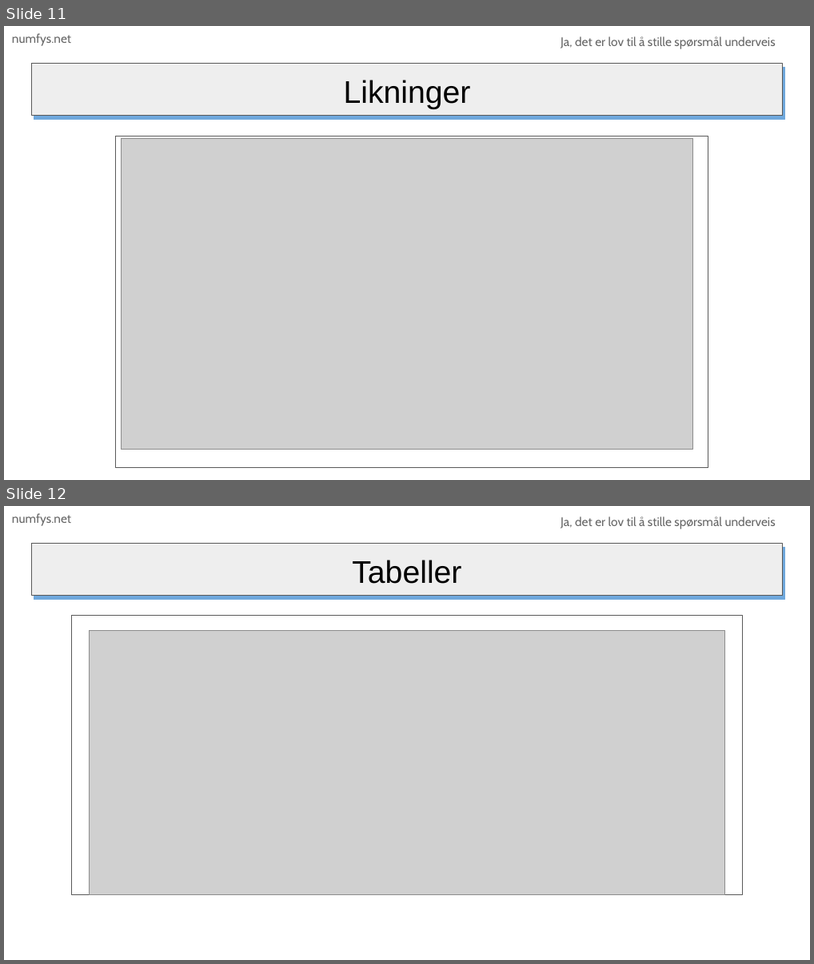
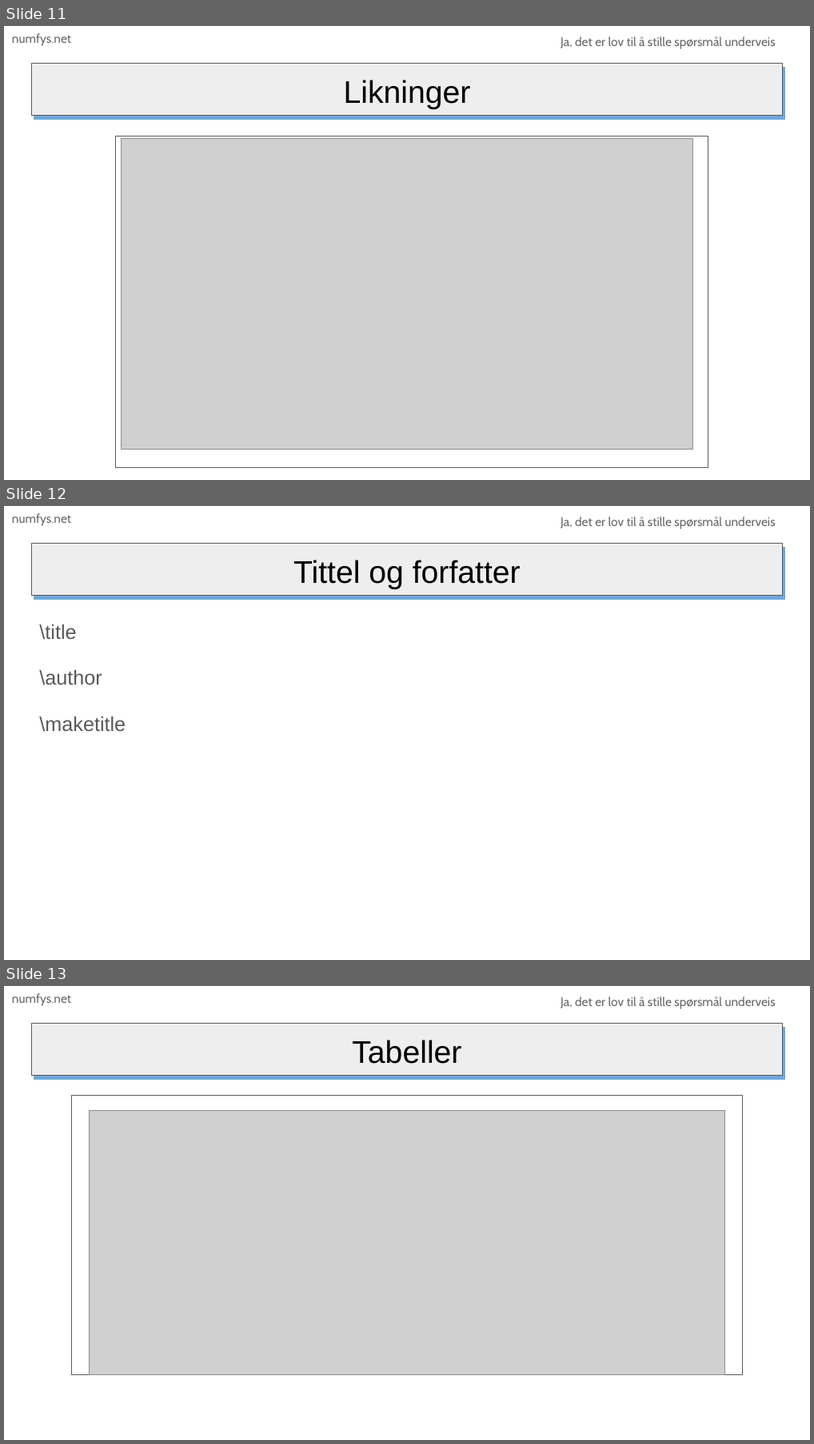
Before and after one commit to numfys/latex_presentation, a slide deck: KursLaTeX.odp. Shown one above the other, each under a label of ours: slides 11 and 12 before the commit, slides 11, 12 and 13 after it. The pictures are 814x964 and 814x1444 pixels, drawn with LibreOffice and Linux fonts; fonts in the diff are those of the drawing; grey boxes stand for pictures; background and template pictures are left out. Boxes give left, top, right and bottom in pixels: in the first picture for what was removed or moved away, otherwise in the second. Text is boxed around its words. In the diff, an @@ line names an element or a change of style, - is before the commit and + after.

Commit message:
Adds a slide about title and author

```diff
--- a/KursLaTeX.odp
+++ b/KursLaTeX.odp
@@ slide 12 added at <box>4,506,810,960</box>, background #FFFFFF; not listed: 3 template elements that a slide beside it also shows @@
@@ title added at <box>294,560,521,589</box>, 28 pt, text #000000 @@
+Tittel og forfatter
@@ text added at <box>39,624,126,732</box>, 18 pt, text #595959 @@
+\title
+\author
+\maketitle
@@ what was slide 12 is now slide 13 @@
```
Also in this commit, not shown: 1 other file.
